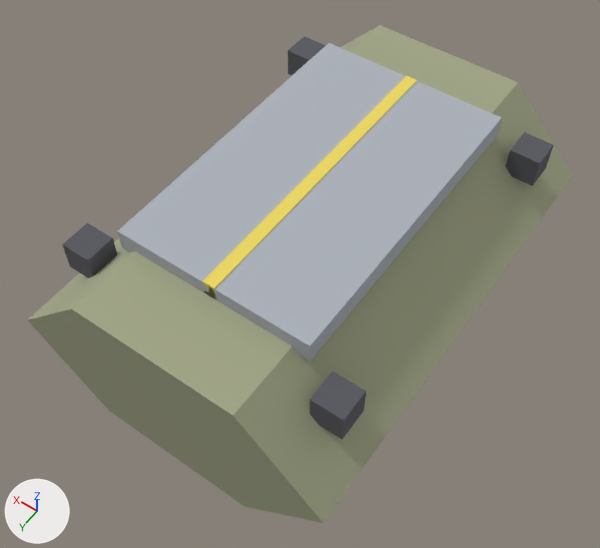
Renders of the OBJ model tenebris-rs/assets/models/ship_cargo_bay.obj from each side of a commit.
Rendered twice from a camera (50 mm lens) standing at (-1.9, 1.36, 4.06) and looking at (-0.01, -1.28, -0.09). The axes (+X, +Y, +Z) are drawn at lower left. The lights are the same throughout. The first picture is the older version. Where no turn or scale is listed for an object, it has been applied to the vertices.

Names of what the first picture shows: 'door', 'door_seam', 'locks', 'shell'.
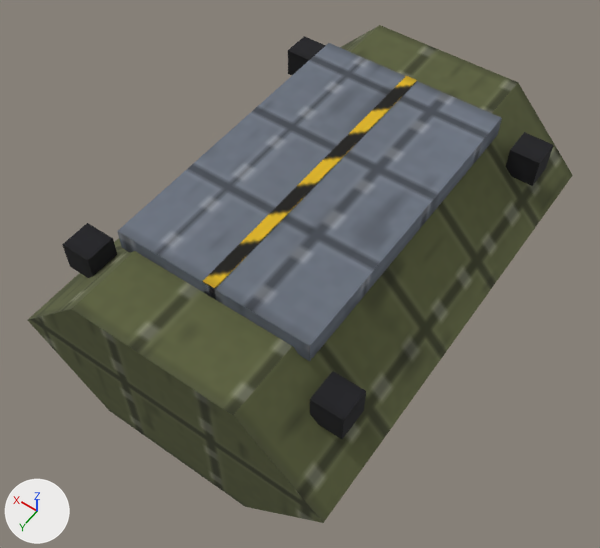
The change in detail:
Picture 'ship_cargo_bay.png' (img_ship_cargo_bay_png) is new.
In material 'hull_dark' (mat_hull_dark), base_color is no longer (0.42, 0.45, 0.5), grey #adb3bc.
In material 'hull_dark' (mat_hull_dark), texture is now set to img_ship_cargo_bay_png.
In material 'hazard' (mat_hazard), base_color is no longer (0.86, 0.7, 0.12), yellow #efda61.
In material 'hazard' (mat_hazard), texture is now set to img_ship_cargo_bay_png.
In material 'black' (mat_black), base_color is no longer (0.1, 0.1, 0.12), dark grey #595961.
In material 'black' (mat_black), texture is now set to img_ship_cargo_bay_png.
In material 'olive' (mat_olive), base_color is no longer (0.36, 0.38, 0.24), yellow #a2a686.
In material 'olive' (mat_olive), texture is now set to img_ship_cargo_bay_png.
me_door has 8 vertices, 6 faces and spans x -0.64..0.64, y -2.52..-0.48, z 0.5..0.64.
me_door is used by ob_door; location (0.0, 0.0, 0.0).
me_door part 1: texture (UV) coordinates changed.
me_shell has 12 vertices, 8 faces and spans x -1.07..1.07, y -3.0..0.0, z -0.54..0.54.
me_shell is used by ob_shell; location (0.0, 0.0, 0.0).
me_shell part 2: texture (UV) coordinates changed.

Boxes [x1, y1, x2, y2] around the edits, measured in the pictures (600 x 548 px):
'shell', surface changed (darker)
    both: [28, 25, 573, 523]
'door', surface changed (darker)
    both: [117, 43, 502, 361]
'locks', surface changed
    both: [62, 36, 553, 439]
'door_seam', surface changed
    both: [203, 76, 417, 299]
